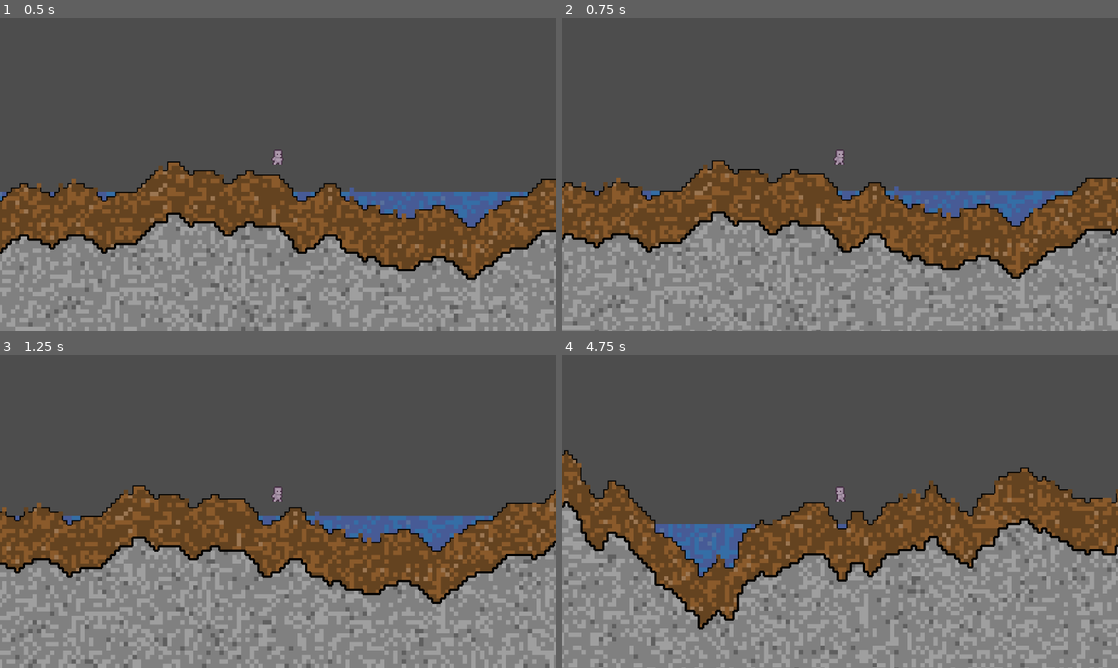
Above: before the commit, frames 1-4 (two rows, left to right).
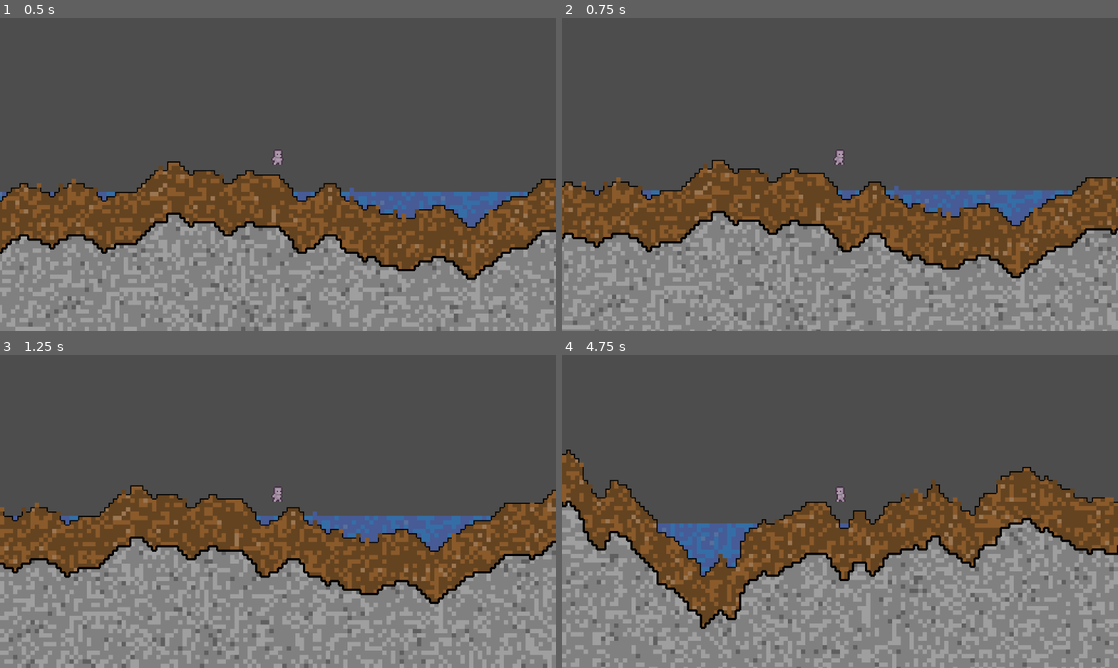
Above: after the commit, the same moments.

Repository: MessrsBrightside/pixel-mixel
Game: Godot game, scene res://scenes/main.tscn
Two runs of this game, one before a commit and one after it. Both use one fixed random seed, a clock stepped at 60 frames per second and the inputs below.
Inputs:
- Up to frame 1 (0.5 s): no input
- Up to frame 2 (0.75 s): tap Enter (ui_accept) at 0.5 s; hold Right (ui_right) from 0.53 s (still down); tap 1 at 0.6 s
- Up to frame 3 (1.25 s): keep holding Right (ui_right); tap Enter (ui_accept) at 0.77 s
- Up to frame 4 (4.75 s): tap Enter (ui_accept) at 1.25, 1.52, 2.75, 3.02, 3.77, 4.52 s; release Right (ui_right) at 1.28 s; hold Down 1.28-2.03 s; tap 2 at 1.35 s; hold Right (ui_right) 2.03-2.78 s; tap 3 at 2.1 s; hold Up 2.78-3.53 s; tap 4 at 2.85 s; hold Left (ui_left) from 3.53 s (still down); tap 5 at 3.6 s; tap R at 4.35 s

Frame 1 is identical in both runs. In frame 2, 2.4% of the frame differs, in the area x 0-100%, y 45-100%; in frame 3, 12%; in frame 4, 14%, in the area x 0-100%, y 30-100%.

Commit message:
Fix hitbox to match 32x32 sprite frame (16x28), should ground properly

Diff:
--- a/scripts/player.gd
+++ b/scripts/player.gd
@@ -7,8 +7,8 @@
 const SPEED := 120.0
 const GRAVITY := 600.0
 const JUMP_VELOCITY := -250.0
-const HITBOX_W := 20.0
-const HITBOX_H := 40.0
+const HITBOX_W := 16.0
+const HITBOX_H := 28.0
 
 var velocity := Vector2.ZERO
 var chunk_grid: ChunkGrid
